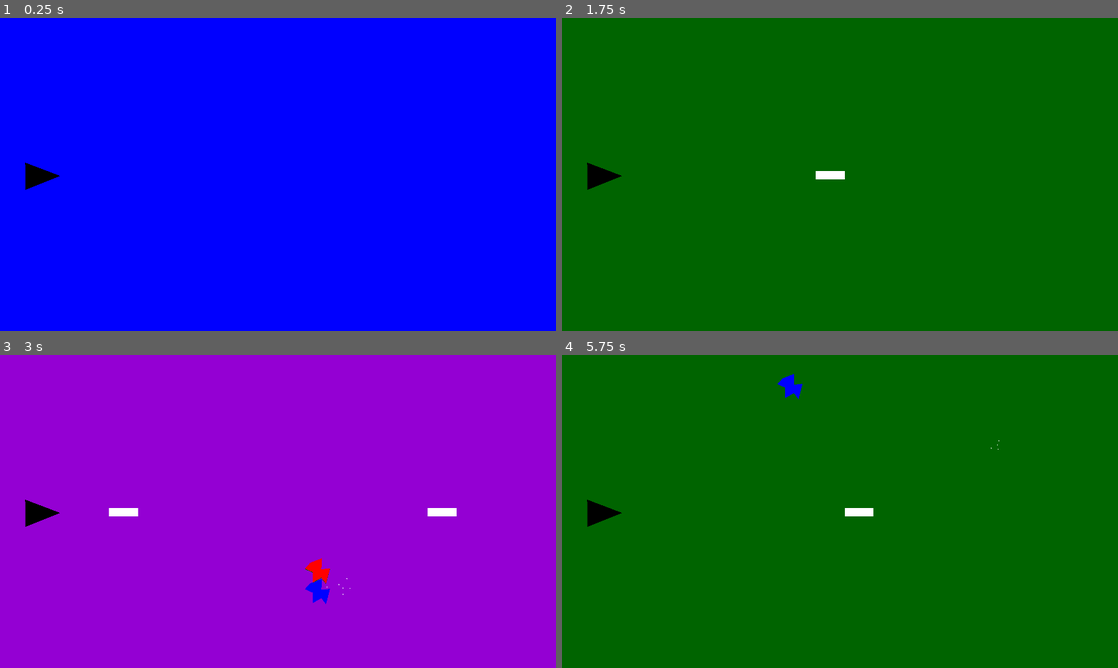
Above: before the commit, frames 1-4 (two rows, left to right).
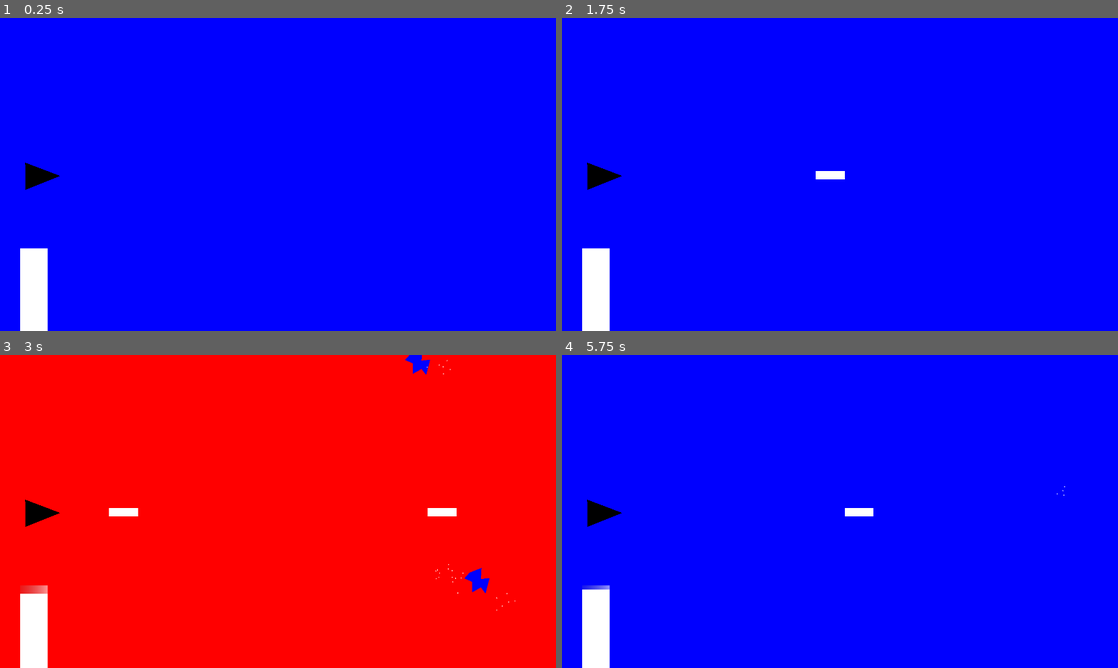
Above: after the commit, the same moments.

Repository: Yggdrasil938/Shattered
Game: Godot game, scene res://Levels/Debug/Debug Level.tscn
Two runs of this game, one before a commit and one after it. Both use one fixed random seed, a clock stepped at 60 frames per second and the inputs below.
Inputs:
- Up to frame 1 (0.25 s): no input
- Up to frame 2 (1.75 s): tap Enter at 0.5 s; hold Shift (ui_change_color) 0.53-1.28 s; tap Space (ui_shoot) at 0.8, 1.35 s; tap Shift (ui_change_color) at 1.55 s
- Up to frame 3 (3 s): hold Shift (ui_change_color) 2.03-2.78 s; tap Space (ui_shoot) at 2.3, 2.85 s
- Up to frame 4 (5.75 s): tap Shift (ui_change_color) at 3.05, 4.55 s; hold Shift (ui_change_color) 3.53-4.28 s; tap Space (ui_shoot) at 3.8, 4.35, 5.3 s; hold Shift (ui_change_color) from 5.03 s (still down)

The runs differ from the first frame. In frame 1, 1.3% of the frame differs, in the area x 3-9%, y 73-100%; in frame 2, 100%, in the area x 0-100%, y 0-100%; in frame 3, 99%; in frame 4, 99%.

Commit message:
final demo 3 release

Diff:
--- a/Combat Mechanics/Mechanical Layers/Painter/pane_layer.gd
+++ b/Combat Mechanics/Mechanical Layers/Painter/pane_layer.gd
@@ -2,11 +2,15 @@
 
 
 var pane_color_index = 0 # Keeps track of what color pane the player is on
+var pane_ammo: Array[int] = [20,20,20,20,20,20,20,20,20,20,20] # Initialize all to 20 ammo
 
 # Local variables for referencing nodes, makes changing name and heirarchy much less painful
 @onready var current_pane : Node = get_tree().get_first_node_in_group("Pane BG")
 @onready var current_level :  Node = get_tree().get_first_node_in_group("levels")
 @onready var pane_cooldown : Node = get_tree().get_first_node_in_group("pane cooldown timer")
+@onready var camera : Node = get_tree().get_first_node_in_group("camera main")
+@onready var invuln_cooldown : Node = get_child(5)
+@onready var slowd_timer : Node = get_child(4)
 
 # Creates an array from the current level node that stores the colors availible and the amount of them
 @onready var pane_set: Array[int] = current_level.level_pane_set.duplicate()
@@ -44,6 +48,7 @@
 	var color
 	color = _convert_int_to_color(layer)
 	current_pane.set_color(color)
+	get_child(3).set_value_no_signal(pane_ammo[pane_color_index])
 	pass
 
 # Called when the node enters the scene tree for the first time.
@@ -54,11 +59,49 @@
 # Called every frame. 'delta' is the elapsed time since the previous frame.
 func _process(delta: float) -> void:
 	 # Whenever the change color button (shift by default) is pressed, change pane if it's off cooldown
+	get_child(3).set_value_no_signal(pane_ammo[pane_color_index])
+	if pane_ammo[pane_color_index] <= 10:
+		get_child(3).tint_under = "GREY"
+	else:
+		get_child(3).tint_under = "WHITE"
+	if pane_ammo[pane_color_index] == 0:
+		get_tree().call_group("player", "_shattered")
+		pane_ammo[pane_color_index] = 20
 	if Input.is_action_pressed("ui_change_color") && pane_cooldown.is_stopped():
+		if pane_ammo[pane_color_index] <= 10:
+			get_tree().get_first_node_in_group("player camera")._set_zoom_target(1.5, 4)
+			Engine.time_scale = .2
+			get_tree().get_first_node_in_group("player").p_invuln = true
+			invuln_cooldown.start()
+			slowd_timer.start()
+			match pane_color_index:
+				1:
+					get_tree().call_group("enemies","_reduce_movement")
+				0:
+					get_tree().call_group("player","_attack_speed_buff")
 		pane_color_index += 1
 		if pane_color_index > pane_set_size - 1 :
 			pane_color_index = 0 # Increments the pane index, if the index size is out of bounds reset to 0
 		_change_pane(pane_set[pane_color_index])
 		get_tree().call_group("enemies", "_check_layer_color")
+
 		pane_cooldown.start(1)
 	pass
+
+
+func _on_ammo_reload_rate_timeout() -> void:
+	for x in pane_ammo.size():
+		if pane_ammo[x] < 19 && x != pane_color_index:
+			pane_ammo[x] += 1
+	pass # Replace with function body.
+
+
+func _on_slow_down_timer_timeout() -> void:
+	Engine.time_scale = 1
+	get_tree().get_first_node_in_group("player camera")._set_zoom_target(1 , 10)
+	pass # Replace with function body.
+
+
+func _on_invuln_timer_timeout() -> void:
+	get_tree().get_first_node_in_group("player").p_invuln = false
+	pass # Replace with function body.
--- a/Combat Mechanics/Mechanical Layers/Painter/pane_painter.tscn
+++ b/Combat Mechanics/Mechanical Layers/Painter/pane_painter.tscn
@@ -1,9 +1,17 @@
-[gd_scene load_steps=2 format=3 uid="uid://ckqahl3mqg602"]
+[gd_scene load_steps=5 format=3 uid="uid://ckqahl3mqg602"]
 
 [ext_resource type="Script" path="res://Combat Mechanics/Mechanical Layers/Painter/pane_layer.gd" id="1_gafm4"]
+[ext_resource type="Texture2D" uid="uid://x1wrl0umha20" path="res://Enemy Chips/Shared/particle.png" id="2_mnqq5"]
+
+[sub_resource type="Gradient" id="Gradient_xlmhf"]
+colors = PackedColorArray(0.580392, 0.580392, 0.580392, 0.160784, 1, 1, 1, 0.584314)
+
+[sub_resource type="GradientTexture1D" id="GradientTexture1D_nacyu"]
+gradient = SubResource("Gradient_xlmhf")
 
 [node name="Pane Painter" type="CanvasLayer" groups=["Color Change Layer"]]
 layer = -1
+follow_viewport_enabled = true
 script = ExtResource("1_gafm4")
 
 [node name="Pane Change Cooldown Timer" type="Timer" parent="." groups=["pane cooldown timer"]]
@@ -17,3 +25,35 @@
 scale = Vector2(1.06617, 1)
 color = Color(0.932369, 0.350295, 0.316703, 1)
 polygon = PackedVector2Array(-142, -43, -153, 1150, 1978, 1207, 1941, -30)
+
+[node name="Ammo Reload Rate" type="Timer" parent="."]
+wait_time = 0.5
+autostart = true
+
+[node name="TextureProgressBar" type="TextureProgressBar" parent="."]
+anchors_preset = -1
+anchor_left = 0.036
+anchor_top = 0.736
+anchor_right = 0.086
+anchor_bottom = 1.0
+offset_left = 0.879997
+offset_top = 0.119934
+offset_right = -0.12001
+offset_bottom = 6.0
+max_value = 20.0
+fill_mode = 3
+nine_patch_stretch = true
+texture_under = SubResource("GradientTexture1D_nacyu")
+texture_progress = ExtResource("2_mnqq5")
+
+[node name="Slow Down Timer" type="Timer" parent="."]
+wait_time = 0.5
+one_shot = true
+
+[node name="Invuln Timer" type="Timer" parent="."]
+wait_time = 2.0
+one_shot = true
+
+[connection signal="timeout" from="Ammo Reload Rate" to="." method="_on_ammo_reload_rate_timeout"]
+[connection signal="timeout" from="Slow Down Timer" to="." method="_on_slow_down_timer_timeout"]
+[connection signal="timeout" from="Invuln Timer" to="." method="_on_invuln_timer_timeout"]
--- a/Combat Mechanics/Mechanical Layers/Spawner/Directors/director_parent.gd
+++ b/Combat Mechanics/Mechanical Layers/Spawner/Directors/director_parent.gd
@@ -13,6 +13,8 @@
 @onready var difficulty_scaling = get_child(0)
 
 @onready var d_deck_dict: Dictionary = current_level.level_deck.duplicate()
+
+var shattered = false
 
 func _pool_cards(tickets : int, pool : Array, type : String) -> Array:
 	for x in range(0,tickets):
@@ -57,20 +59,22 @@
 			var y_range = Vector2(50, 1030)
 
 			#enemy_instance._get_layer_color(current_pane.pane_color_index)
-			var random_x = randi() % int(x_range[1]- x_range[0]) + 1 + x_range[0]
+			#var random_x = randi() % int(x_range[1]- x_range[0]) + 1 + x_range[0]
+			#randomize()
+			#var random_y =  randi() % int(y_range[1]-y_range[0]) + 1 + y_range[0]
 			randomize()
-			var random_y =  randi() % int(y_range[1]-y_range[0]) + 1 + y_range[0]
-			randomize()
-			var random_pos = Vector2(random_x, random_y)
+			var random_pos = Vector2(randi_range(x_range[0], x_range[1]), randi_range(50, 1030))
 			randomize()
 			var random_color = randi_range(0, current_level.level_pane_set.size()-1)
 			enemy_instance._change_color(current_level.level_pane_set[random_color], random_color)
 
-			position=random_pos
-			enemy_instance.global_position = position
+			#position=random_pos
+			enemy_instance.global_position = random_pos
 			d_spawn_timer.start(timer)
+			if shattered == true:
+				enemy_instance._shattered_aggro()
 	else:
-		d_spawn_timer.start(2,5)
+		d_spawn_timer.start(randi_range(2,5))
 		print("NOT ENOUGH CREDITS FOR THIS WAVE!")
 	pass
 
@@ -92,3 +96,13 @@
 		difficulty_scaling.start()
 		print(d_credit_rate)
 	pass
+
+func _aggro_spawn() -> void:
+	d_credit_rate = d_credit_rate * 2.5
+	shattered = true
+	pass
+
+func _aggro_off() -> void:
+	d_credit_rate = d_credit_rate * .5
+	shattered = false
+	pass
--- a/Combat Mechanics/Mechanical Layers/Spawner/chip_spawner.tscn
+++ b/Combat Mechanics/Mechanical Layers/Spawner/chip_spawner.tscn
@@ -5,9 +5,10 @@
 [ext_resource type="Script" path="res://Combat Mechanics/Mechanical Layers/Spawner/Directors/slow_director.gd" id="3_bp3fx"]
 
 [node name="Chip Spawner" type="CanvasLayer" groups=["combat layer"]]
+follow_viewport_enabled = true
 script = ExtResource("1_l45ys")
 
-[node name="Fast Director" type="Node2D" parent="."]
+[node name="Fast Director" type="Node2D" parent="." groups=["Fast Director", "director"]]
 script = ExtResource("2_3nbv1")
 
 [node name="Spawn Timer" type="Timer" parent="Fast Director"]
@@ -20,7 +21,7 @@
 one_shot = true
 autostart = true
 
-[node name="Slow Director" type="Node2D" parent="."]
+[node name="Slow Director" type="Node2D" parent="." groups=["Slow Director", "director"]]
 script = ExtResource("3_bp3fx")
 
 [node name="Spawn Timer" type="Timer" parent="Slow Director"]
--- a/Combat Mechanics/Player/player.gd
+++ b/Combat Mechanics/Player/player.gd
@@ -8,13 +8,35 @@
 var p_sprite_rotation = 0
 var p_reorient_speed = 0
 var p_input_key = "x" # This is set to x since null pointers cause issues, x is treated as no input
+var p_invuln = false
+var p_shattered_seconds = 2
+var P_shattered_active = false
+var p_attack_speed =.3
+var bullet_color = Color("WHITE")
 
 @onready var bullet_spawn : Node = get_tree().get_first_node_in_group("Bullet Marker")
 @onready var combat_layer:  Node = get_tree().get_first_node_in_group("combat layer")
+@onready var color_layer:  Node = get_tree().get_first_node_in_group("Color Change Layer")
 
 # Instantiating scenes for instance spawning
 
 var p_bullet = preload("res://Combat Mechanics/Player/Bullets/Basic/Bullet.tscn")
+
+func _shattered() -> void:
+	p_move_speed = 550
+	scale = scale / 1.4
+	P_shattered_active = true
+	get_child(4).start(p_shattered_seconds)
+	get_tree().call_group("enemies", "_shattered_aggro")
+	get_tree().call_group("director", "_aggro_off")
+
+	pass
+
+func _attack_speed_buff() -> void:
+	p_attack_speed = .15
+	bullet_color = Color("DARK_RED")
+	get_child(5).start()
+	pass
 
 func _input(event): # Extracts the event string from inputs for use in a match statement
 	var p_action = "x"
@@ -32,6 +54,10 @@
 
 # Called every frame. 'delta' is the elapsed time since the previous frame.
 func _process(delta: float) -> void:
+	if p_invuln && get_child(3).is_stopped:
+		visible = !visible
+		get_child(3).start()
+
 	if Input.is_action_just_released(p_input_key) && Input.is_anything_pressed() != true: # Once an action is released, key is changed to stop actions
 		#print("yooooooo")
 		p_input_key ="x"
@@ -109,11 +135,34 @@
 	rotation += p_angular_speed * p_sprite_rotation * delta # Rotates sprite
 	position += p_velocity * delta # Translates Sprite
 
-	if Input.is_action_pressed("ui_shoot") && get_node("Shooting Timer").is_stopped():
+	if Input.is_action_pressed("ui_shoot") && get_node("Shooting Timer").is_stopped() && color_layer.pane_ammo[color_layer.pane_color_index] > 0 && P_shattered_active != true:
 		var bullet_instance = p_bullet.instantiate()
 		combat_layer.add_child(bullet_instance)
 		bullet_instance.global_position = bullet_spawn.global_position
-		get_node("Shooting Timer").start()
+		bullet_instance.get_child(0).color = bullet_color
+		color_layer.pane_ammo[color_layer.pane_color_index] -= 1
+		get_node("Shooting Timer").start(p_attack_speed)
 
 	#Adapted code from the godot docs, will fine tune later
 	pass
+
+
+func _on_flash_timer_timeout() -> void:
+	visible = true
+	pass # Replace with function body.
+
+
+func _on_shattered_timer_timeout() -> void:
+	p_move_speed = 400
+	scale = scale * 1.4
+	p_shattered_seconds = p_shattered_seconds + 2
+	P_shattered_active = false
+	get_tree().call_group("enemies", "_shattered_calm")
+	get_tree().call_group("director", "_aggro_off")
+	pass # Replace with function body.
+
+
+func _on_buff_timer_timeout() -> void:
+	p_attack_speed =  .3
+	bullet_color = Color("WHITE")
+	pass # Replace with function body.
--- a/Combat Mechanics/Player/player.tscn
+++ b/Combat Mechanics/Player/player.tscn
@@ -1,8 +1,9 @@
-[gd_scene load_steps=2 format=3 uid="uid://d3cv4irfggyqp"]
+[gd_scene load_steps=3 format=3 uid="uid://d3cv4irfggyqp"]
 
 [ext_resource type="Script" path="res://Combat Mechanics/Player/player.gd" id="1_s7c81"]
+[ext_resource type="Script" path="res://Combat Mechanics/Player/player_camera.gd" id="2_lalye"]
 
-[node name="Player" type="CharacterBody2D" groups=["player"]]
+[node name="Player" type="CharacterBody2D" groups=["Fast Director", "Slow Director", "player"]]
 use_parent_material = true
 position = Vector2(124, 545)
 scale = Vector2(0.626792, 0.541415)
@@ -27,3 +28,27 @@
 
 [node name="Bullet Spawn Point" type="Marker2D" parent="Player Sprite" groups=["Bullet Marker"]]
 position = Vector2(105.298, 0)
+
+[node name="Flash Timer" type="Timer" parent="."]
+wait_time = 0.06
+one_shot = true
+
+[node name="Shattered Timer" type="Timer" parent="."]
+one_shot = true
+
+[node name="Buff Timer" type="Timer" parent="."]
+wait_time = 3.0
+one_shot = true
+
+[node name="Pane Zoom Camera" type="Camera2D" parent="." groups=["player camera"]]
+limit_left = 0
+limit_top = 0
+limit_right = 1920
+limit_bottom = 1080
+position_smoothing_enabled = true
+position_smoothing_speed = 2.0
+script = ExtResource("2_lalye")
+
+[connection signal="timeout" from="Flash Timer" to="." method="_on_flash_timer_timeout"]
+[connection signal="timeout" from="Shattered Timer" to="." method="_on_shattered_timer_timeout"]
+[connection signal="timeout" from="Buff Timer" to="." method="_on_buff_timer_timeout"]
--- /dev/null
+++ b/Combat Mechanics/Player/player_camera.gd
@@ -0,0 +1,19 @@
+extends Camera2D
+
+var zoom_current : float = 1
+var zoom_target : float = 1
+var zoom_increment = .8
+
+
+func _ready() -> void:
+	pass
+
+func _process(delta) -> void:
+	zoom_current = lerp(zoom_current, zoom_target, zoom_increment * delta)
+	set_zoom(Vector2(zoom_current, zoom_current))
+pass
+
+func _set_zoom_target(target : float, percent : float) -> void:
+	zoom_target = target
+	zoom_increment =  percent
+pass
--- /dev/null
+++ b/Combat Mechanics/Player/player_camera.tres.gd
@@ -0,0 +1,18 @@
+extends Camera2D
+
+var zoom_current : int = 1
+var zoom_target : int = 1
+var zoom_increment = .8
+
+
+func _ready() -> void:
+	pass
+
+func _process(delta) -> void:
+	zoom_current = lerp(zoom_current, zoom_target, zoom_increment * delta)
+	set_zoom(Vector2(zoom_current, zoom_current))
+pass
+
+func _set_zoom_target(target : int) -> void:
+	zoom_target = target
+pass
--- a/Enemy Chips/Ranged/Basic/chip_shoot.gd
+++ b/Enemy Chips/Ranged/Basic/chip_shoot.gd
@@ -29,6 +29,8 @@
 		var bullet_instance = e_bullet.instantiate()
 		combat_layer.add_child(bullet_instance)
 		bullet_instance._change_color(current_level.level_pane_set[e_color], e_color)
+		if shattered ==  true:
+				bullet_instance._shattered_aggro()
 		bullet_instance.global_position = bullet_spawn.global_position
 		waiting_to_shoot  = false
 		timer.start(randf_range(3,6))
--- a/Enemy Chips/Ranged/Shared/chip_bullet.gd
+++ b/Enemy Chips/Ranged/Shared/chip_bullet.gd
@@ -1,21 +1,11 @@
-extends "res://chip_main.gd"
+extends "res://Enemy Chips/Shared/chip_parent.gd"
 
-# Initialization values
-move_speed = 200
-direction = Vector2 (-1,0)
-
-func _change_color (spawn_color: int) -> void:
-	var color_str = current_pane._convert_int_to_color(spawn_color)
-	get_child(0).set_color(color_str)
-	e_color = spawn_color
-	_check_layer_color()
-	#print (color_str)
-	#print(e_color)
-	pass
 
 # Called when the node enters the scene tree for the first time.
 func _ready() -> void:
 	await get_tree().create_timer(10).timeout # Bullets last 3 seconds maximum before despawning
+	move_speed = 200
+	direction = Vector2 (-1,0)
 	queue_free()
 	pass
 
@@ -23,10 +13,3 @@
 func _process(delta: float) -> void:
 	global_position += direction * move_speed * delta # Movement Calculation
 	pass
-
-func _on_body_entered(body: CharacterBody2D) -> void:
-	if body.is_in_group("player"):
-		print("player hit!")
-		body.queue_free()
-		queue_free()
-	pass
--- a/Enemy Chips/Ranged/Shared/chip_bullet.tscn
+++ b/Enemy Chips/Ranged/Shared/chip_bullet.tscn
@@ -1,23 +1,7 @@
 [gd_scene load_steps=4 format=3 uid="uid://ci0lvkqynrqcs"]
 
 [ext_resource type="Texture2D" uid="uid://ck621eq25048y" path="res://Enemy Chips/Shared/bullet_particle.png" id="1_beoq4"]
-
-[sub_resource type="GDScript" id="GDScript_48e5f"]
-script/source = "extends \"res://Enemy Chips/Shared/chip_parent.gd\"
-
-func _ready() -> void:
-	await get_tree().create_timer(10).timeout # Bullets last 3 seconds maximum before despawning
-	queue_free()
-	pass
-
-# Called every frame. 'delta' is the elapsed time since the previous frame.
-func _process(delta: float) -> void:
-	global_position += direction * move_speed * delta # Movement Calculation
-	pass
-
-func _on_area_entered(body: Area2D) -> void:
-	pass # Replace with function body.
-"
+[ext_resource type="Script" path="res://Enemy Chips/Ranged/Shared/chip_bullet.gd" id="1_w8b3g"]
 
 [sub_resource type="CapsuleShape2D" id="CapsuleShape2D_dnp4h"]
 radius = 9.0
@@ -27,7 +11,7 @@
 process_mode = 3
 z_as_relative = false
 position = Vector2(952, 519)
-script = SubResource("GDScript_48e5f")
+script = ExtResource("1_w8b3g")
 
 [node name="Bullet Sprite" type="Polygon2D" parent="."]
 z_index = 3
--- a/Enemy Chips/Shared/chip_parent.gd
+++ b/Enemy Chips/Shared/chip_parent.gd
@@ -4,7 +4,9 @@
 var e_color = 0
 var direction = Vector2 (-1,0)
 @onready var current_pane : Node = get_tree().get_first_node_in_group("Color Change Layer")
+@onready var player : Node = get_tree().get_first_node_in_group("player")
 
+var shattered = false
 # Called when the node enters the scene tree for the first time.
 func _ready() -> void:
 	pass # Replace with function body.
@@ -17,6 +19,12 @@
 
 func _get_layer_color(color_index: float) -> void:
 	layer_color = color_index
+	pass
+
+func _reduce_movement() -> void:
+	move_speed =  move_speed * .1
+	get_child(2).emitting = true
+	get_child(2).color = Color("LIGHT_SKY_BLUE")
 	pass
 
 func _change_color (spawn_color: int, color_index : int) -> void:
@@ -34,7 +42,8 @@
 		get_child(2).emitting = true
 		get_child(0).visible = false
 	else:
-		get_child(2).emitting = false
+		if get_child(2).color != Color("LIGHT_SKY_BLUE"):
+			get_child(2).emitting = false
 		get_child(0).visible = true
 	pass
 
@@ -50,8 +59,20 @@
 # Checks for player collisions, destroy player if touching
 func _on_body_entered(body: CharacterBody2D) -> void:
 	_check_layer_color()
-	if body.is_in_group("player") && layer_color != e_color:
+	if body.is_in_group("player") && layer_color != e_color && player.p_invuln != true:
 		print("player hit!")
 		body.queue_free()
 		queue_free()
 	pass
+
+func _shattered_aggro() -> void:
+	move_speed = move_speed * 2
+	get_child(0).set_color("BLACK")
+	shattered = true
+	pass
+
+func _shattered_calm() -> void:
+	move_speed = move_speed * .5
+	_change_color(e_color,e_color)
+	shattered = false
+	pass
--- a/Levels/Debug/Debug Level.tscn
+++ b/Levels/Debug/Debug Level.tscn
@@ -3,6 +3,5 @@
 [ext_resource type="Script" path="res://Levels/Debug/debug level.gd" id="1_8wffv"]
 
 [node name="Debug Level" type="Node2D" groups=["levels"]]
-visible = false
 position = Vector2(4, 6)
 script = ExtResource("1_8wffv")
--- a/Levels/Debug/debug level.gd
+++ b/Levels/Debug/debug level.gd
@@ -5,9 +5,9 @@
 @onready var combat_layer = preload("res://Combat Mechanics/Mechanical Layers/Spawner/chip_spawner.tscn")
 
 # Set of color panes in the current level by index
-#var level_pane_set: Array[int] = [0,1]
+var level_pane_set: Array[int] = [0,1]
 #var level_pane_set: Array[int] = [0,1,2,3,4,5,6,7,8,9]
-var level_pane_set: Array[int] = [0,1,3,4]
+#var level_pane_set: Array[int] = [0,1,3,4]
 
 # Set of enemy decks in current level
 # [0] is the enemy price, [1] is how many "tickets" it puts in the lottery
--- a/project.godot
+++ b/project.godot
@@ -34,6 +34,9 @@
 e_bullet=""
 "Color Change Layer"=""
 "combat layer"=""
+"camera main"=""
+"player camera"=""
+director=""
 
 [input]
 
Not shown, changed: Combat Mechanics/Mechanical Layers/Painter/.gitkeep
Not shown, changed: Combat Mechanics/Mechanical Layers/Spawner/Directors/.gitkeep
Not shown, changed: Combat Mechanics/Player/Bullets/Basic/.gitkeep
Not shown, changed: Enemy Chips/Hazard/.gitkeep
Not shown, changed: Enemy Chips/Melee/.gitkeep
Not shown, changed: Enemy Chips/Melee/Angled/.gitkeep
Not shown, changed: Enemy Chips/Melee/Basic/.gitkeep
Not shown, changed: Enemy Chips/Melee/Fast/.gitkeep
Not shown, changed: Enemy Chips/Miniboss/.gitkeep
Not shown, changed: Enemy Chips/Ranged/.gitkeep
Not shown, changed: Enemy Chips/Ranged/Basic/.gitkeep
Not shown, changed: Enemy Chips/Ranged/Shared/.gitkeep
(and 15 more such lines)
